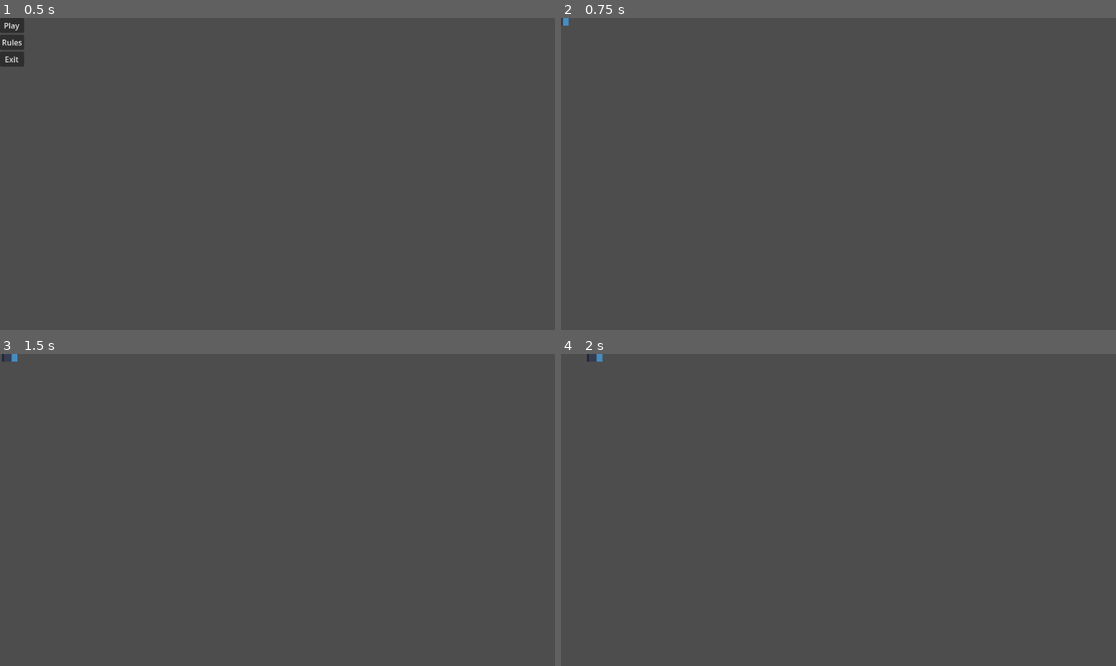
Above: before the commit, frames 1-4 (two rows, left to right).
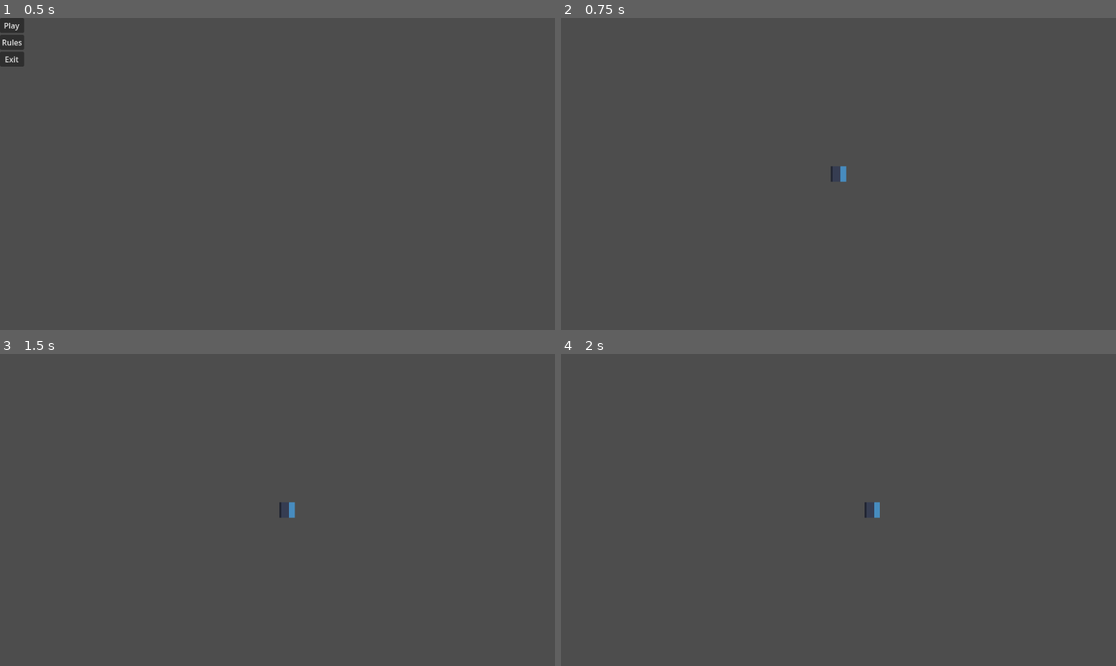
Above: after the commit, the same moments.

Repository: RiadMefti/hackaton-game
Game: Godot game, scene res://GameMenu/menu.tscn
Two runs of this game, one before a commit and one after it. Both use one fixed random seed, a clock stepped at 60 frames per second and the inputs below. The engine's default icon, where the game draws it, is replaced by a stand-in: a white triangle on a blue panel in a dark square.
Inputs:
- Up to frame 1 (0.5 s): no input
- Up to frame 2 (0.75 s): click "Play" at 0.5 s
- Up to frame 3 (1.5 s): tap Enter at 1.25 s; hold D (move_right) from 1.28 s (still down)
- Up to frame 4 (2 s): keep holding D (move_right)

Frame 1 is identical in both runs. In frame 2, 0.1% of the frame differs, in the area x 0-52%, y 0-53%; in frame 3, 0.1%, in the area x 0-54%, y 0-53%; in frame 4, 0.1%.

Commit message:
added camera

Diff:
--- a/scenes/level.tscn
+++ b/scenes/level.tscn
@@ -109,3 +109,7 @@
 [node name="AnimatedSprite2D" type="AnimatedSprite2D" parent="Player"]
 sprite_frames = SubResource("SpriteFrames_eplmu")
 frame_progress = 0.27511
+
+[node name="Camera2D" type="Camera2D" parent="Player"]
+drag_horizontal_enabled = true
+drag_vertical_enabled = true
--- a/scenes/movement.gd
+++ b/scenes/movement.gd
@@ -4,6 +4,9 @@
 var current_dir = "none"
 
 var currentHealth: int = 3
+
+func _ready():
+	$AnimatedSprite2D.play("front_idle")
 
 func _physics_process(delta):
 	player_movement(delta)
@@ -47,3 +50,21 @@
 			anim.play("side_walk")
 		elif movement == 0:
 			anim.play("side_idle")
+	if dir == "left":
+		anim.flip_h = true
+		if movement == 1:
+			anim.play("side_walk")
+		elif movement == 0:
+			anim.play("side_idle")
+	if dir == "down":
+		anim.flip_h = true
+		if movement == 1:
+			anim.play("front_walk")
+		elif movement == 0:
+			anim.play("front_idle")
+	if dir == "up":
+		anim.flip_h = true
+		if movement == 1:
+			anim.play("back_walk")
+		elif movement == 0:
+			anim.play("back_idle")
